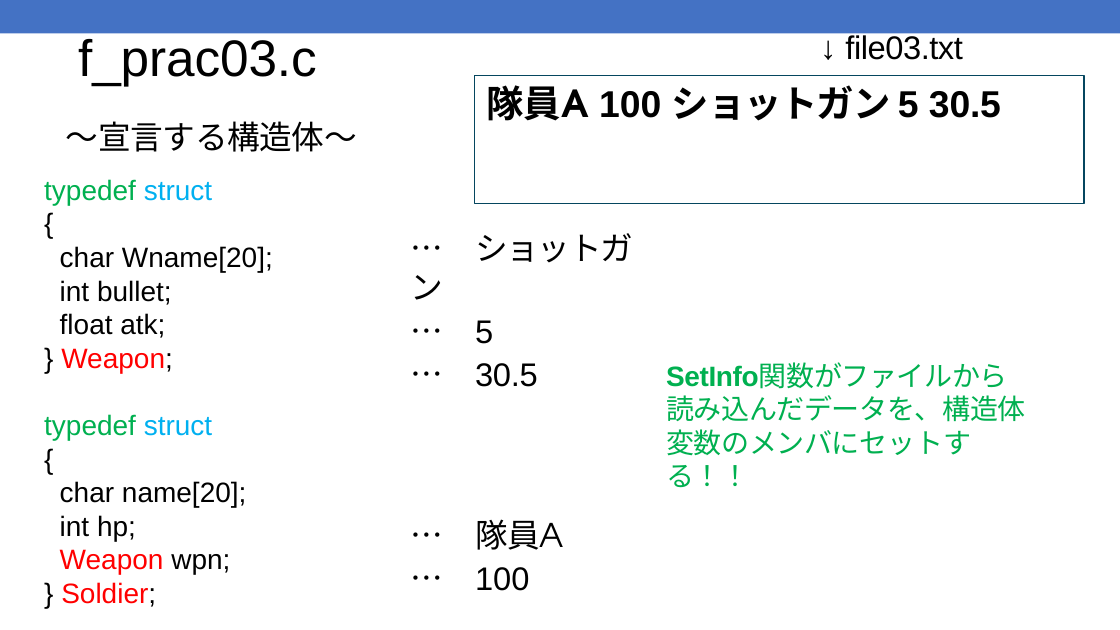
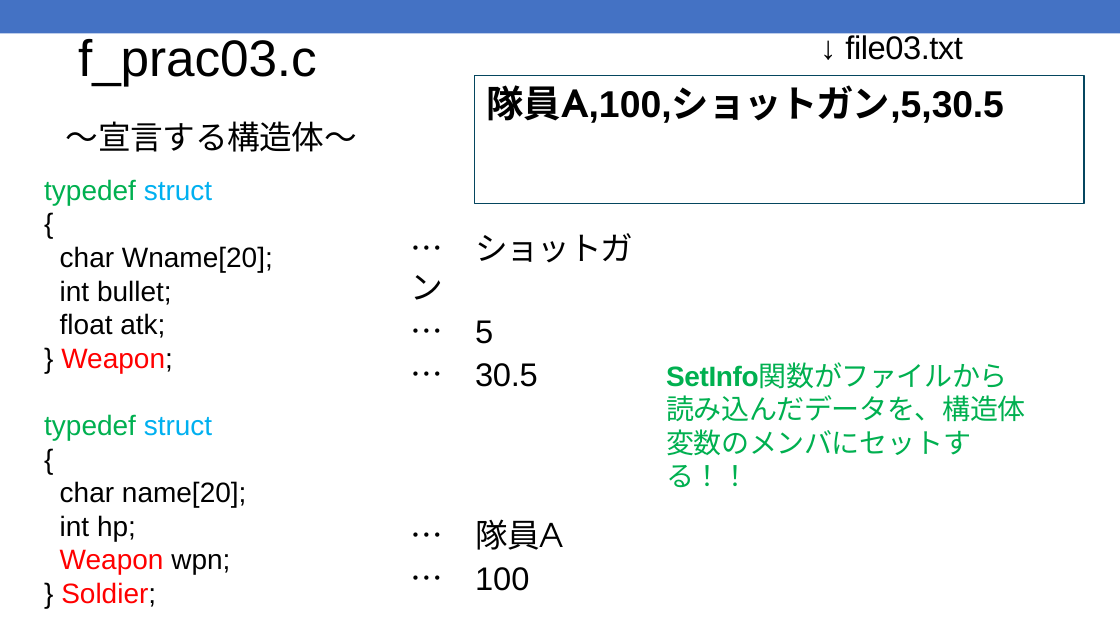
Before and after one commit to kic-murata/cpp2025, a slide deck: slide 22 of 授業資料/演習問題：ファイル処理.pptx. Drawn at 1120x630 pixels with LibreOffice and Linux fonts; fonts in the diff are those of the drawing. Boxes give left, top, right and bottom in pixels: in the first picture for what was removed or moved away, otherwise in the second. Text is boxed around its words. In the diff, an @@ line names an element or a change of style, - is before the commit and + after.

```diff
--- a/授業資料/演習問題：ファイル処理.pptx
+++ b/授業資料/演習問題：ファイル処理.pptx
@@ text in rectangle at (487, 85, 1004, 123): text changed; font Noto Sans CJK JP to Arial @@
-隊員A 100 ショットガン 5 30.5
+隊員A,100,ショットガン,5,30.5
```
Also in this commit, not shown: 11 other slides changed, 1 other file.
